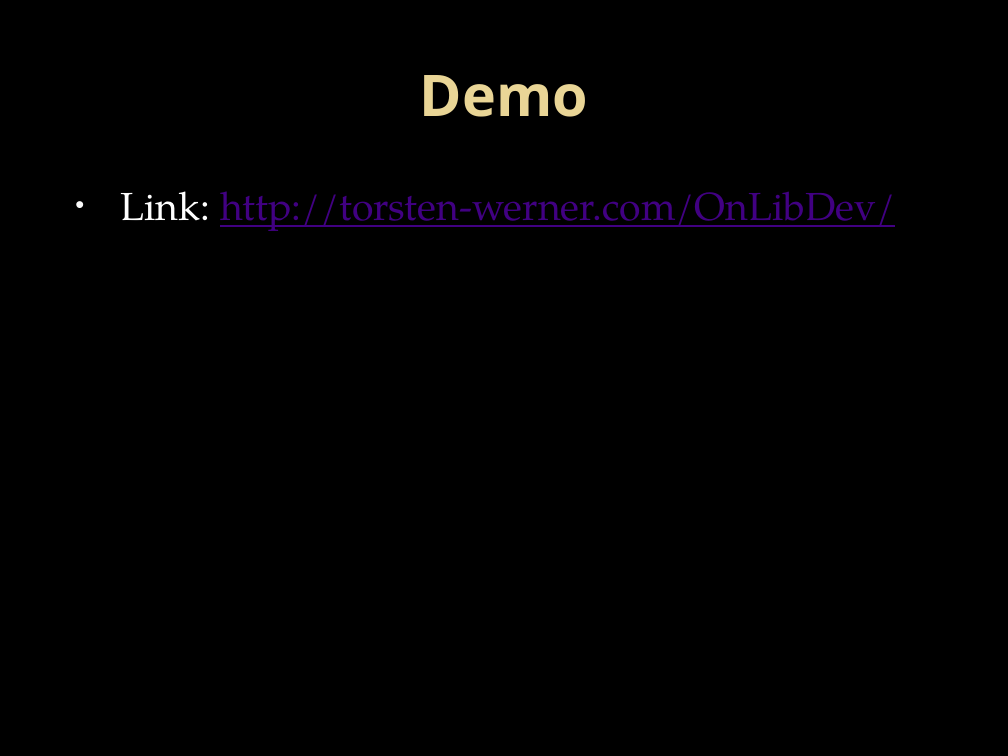
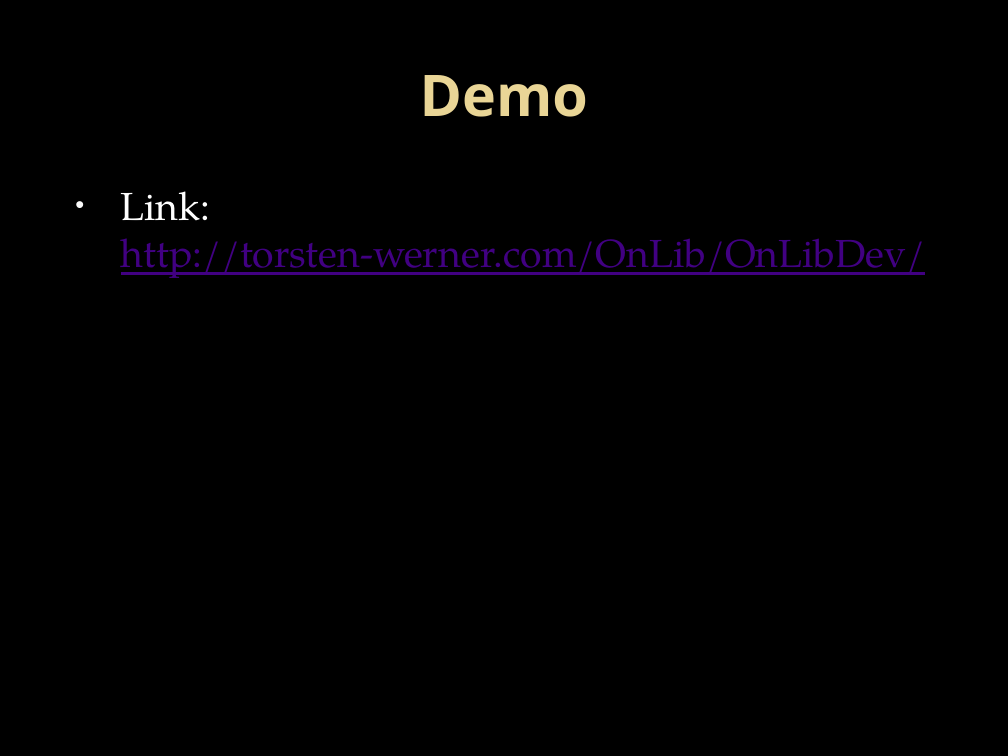
Before and after one commit to twerner93/OnLib_Documents, a slide deck: slide 14 of Final Project Handin/Final Presentation/Online-Library.pptx. Drawn at 1008x756 pixels with LibreOffice and Linux fonts; fonts in the diff are those of the drawing; background and template pictures are left out. Boxes give left, top, right and bottom in pixels: in the first picture for what was removed or moved away, otherwise in the second. Text is boxed around its words. In the diff, an @@ line names an element or a change of style, - is before the commit and + after.

Commit message:
Link zur Demo angepasst

```diff
--- a/Final Project Handin/Final Presentation/Online-Library.pptx
+++ b/Final Project Handin/Final Presentation/Online-Library.pptx
@@ text at (121, 191, 926, 278): text changed @@
-• Link: http://torsten-werner.com/OnLibDev/
+• Link: http://torsten-werner.com/OnLib/OnLibDev/
```
